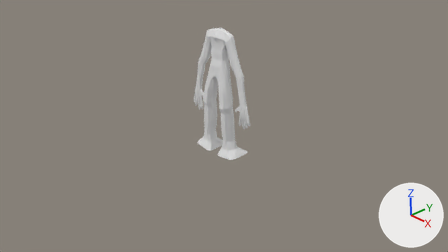
The Blender file TowerDefense/Assets/Resources/blender/ent/ent.blend as it was, and as the next commit left it.
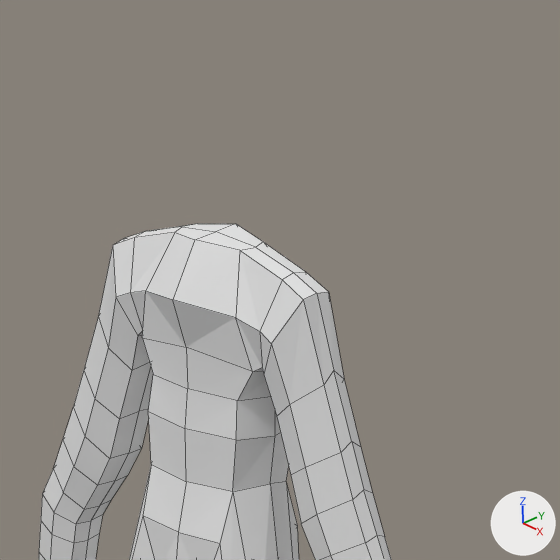
There are two pictures of each version: one from the file's camera 'Camera', one close up on the part from 43% to 59% of the width and 0% to 28% of the height. The lights are fixed; the arrows at lower right show +X, +Y and +Z. The close-ups show mesh edges as thin lines. The same objects are shown in both versions, whatever each file hides.
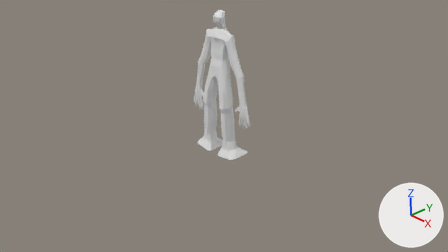
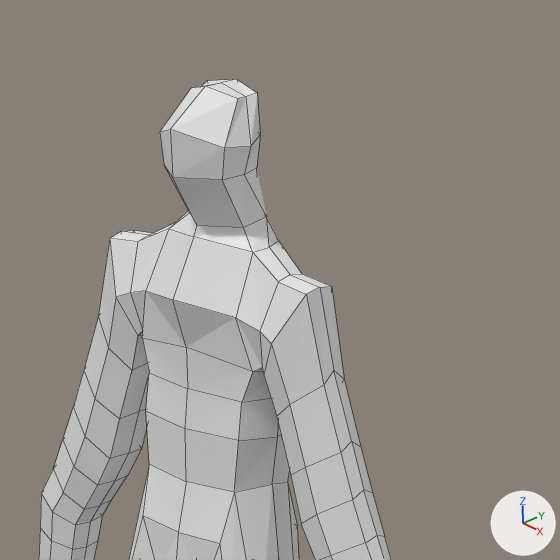
Where the change shows, as pixel boxes (x1, y1, x2, y2) in the close-ups (560 x 560 px):
'Cube', reshaped: before (39, 224, 391, 560); after (39, 79, 391, 560)
part 1 of me_cube_002, built on: before (100, 224, 343, 560); after (99, 79, 343, 560)
part 2 of me_cube_002, cut back: (39, 469, 111, 560) in both

What the commit changed:
me_cube_002 is used by ob_cube; location (-2.45, 2.557, 1.102); scale (0.273, 0.273, 0.273).
me_cube_002 had 370 vertices, 361 faces and spanned x 0.0..4.58, y -1.15..1.7, z -11.89..2.24.
me_cube_002 now has 382 vertices, 368 faces and spans x 0.0..4.58, y -1.15..1.7, z -11.89..4.1.
Part 1, on me_cube_002:
3 vertices are removed from x 0.62..0.69, y 0.05..0.46, z 2.12..2.15.
8 faces are deleted.
3 vertices in x 0.79..1.06, y -0.3..0.52, z -0.99..-0.89 move by (0.03, 0.0, 0.0).
17 vertices move from x 0.0..1.82, y -0.28..1.05, z -0.26..2.24 to x 0.0..1.87, y -0.28..1.13, z -0.26..2.35.
23 vertices are added at x 0.0..0.87, y -0.54..0.87, z 2.12..4.1.
24 new faces join them.
Part 2, on me_cube_002:
15 vertices are removed from x 2.68..3.59, y -0.16..0.48, z -3.11..-2.49.
25 faces are deleted.
4 vertices in x 2.98..3.47, y -0.16..0.5, z -2.2..-2.06 move by (0.03, 0.0, 0.0).
13 vertices move from x 2.59..3.66, y -0.12..0.43, z -3.7..-2.09 to x 2.61..3.64, y -0.13..0.43, z -3.53..-2.09.
7 vertices are added at x 2.71..3.54, y -0.15..0.47, z -2.7..-2.6.
16 new faces join them.
